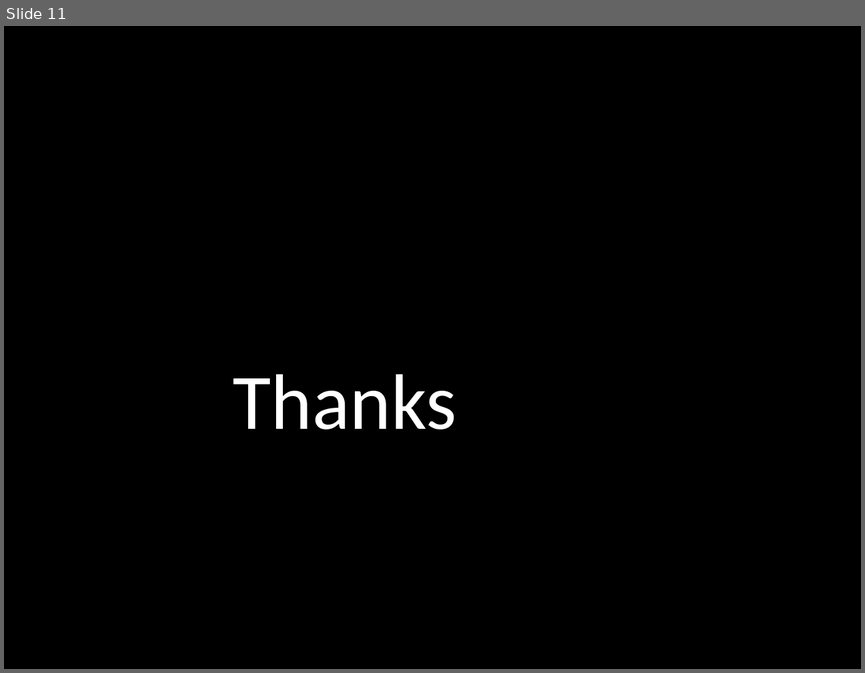
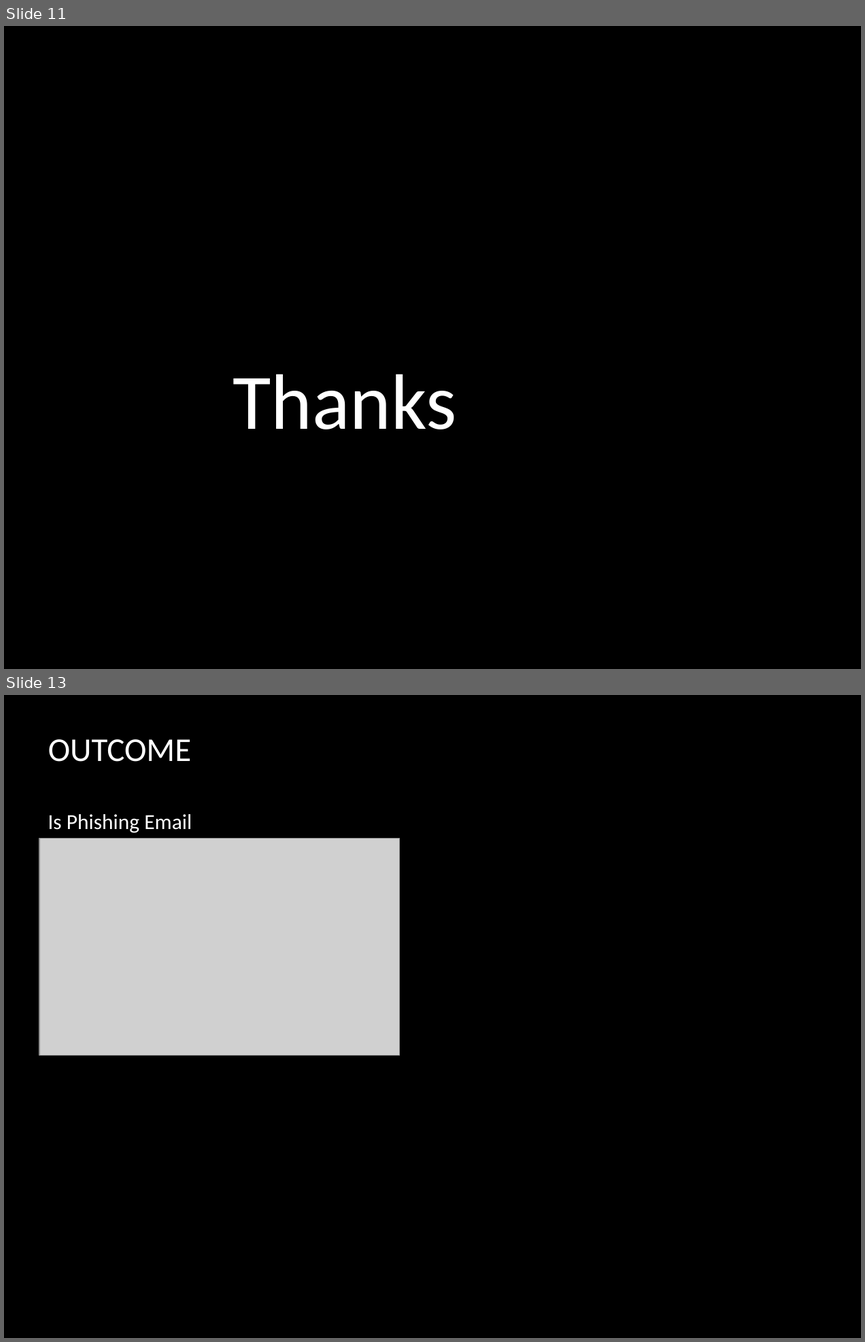
Before and after one commit to ewfx/gaied-fraud-breakers, a slide deck: artifacts/Email_Gatekeeper.pptx. Shown one above the other, each under a label of ours: slide 11 before the commit, slides 11 and 13 after it; the slides between them are not shown. The pictures are 865x673 and 865x1342 pixels, drawn with LibreOffice and Linux fonts; fonts in the diff are those of the drawing; grey boxes stand for pictures; background and template pictures are left out. Boxes give left, top, right and bottom in pixels: in the first picture for what was removed or moved away, otherwise in the second. Text is boxed around its words. In the diff, an @@ line names an element or a change of style, - is before the commit and + after.

```diff
--- a/artifacts/Email_Gatekeeper.pptx
+++ b/artifacts/Email_Gatekeeper.pptx
@@ slide 13 added at [4, 695, 861, 1338], background picture (left out) @@
@@ title added at [48, 739, 191, 762], 28 pt, text #FFFFFF @@
+OUTCOME
@@ text added at [48, 814, 192, 833], 18 pt, text #FFFFFF @@
+Is Phishing Email
@@ picture added at [39, 838, 399, 1055] @@
```
Also in this commit, not shown: 4 slides changed, 1 other slide added.
